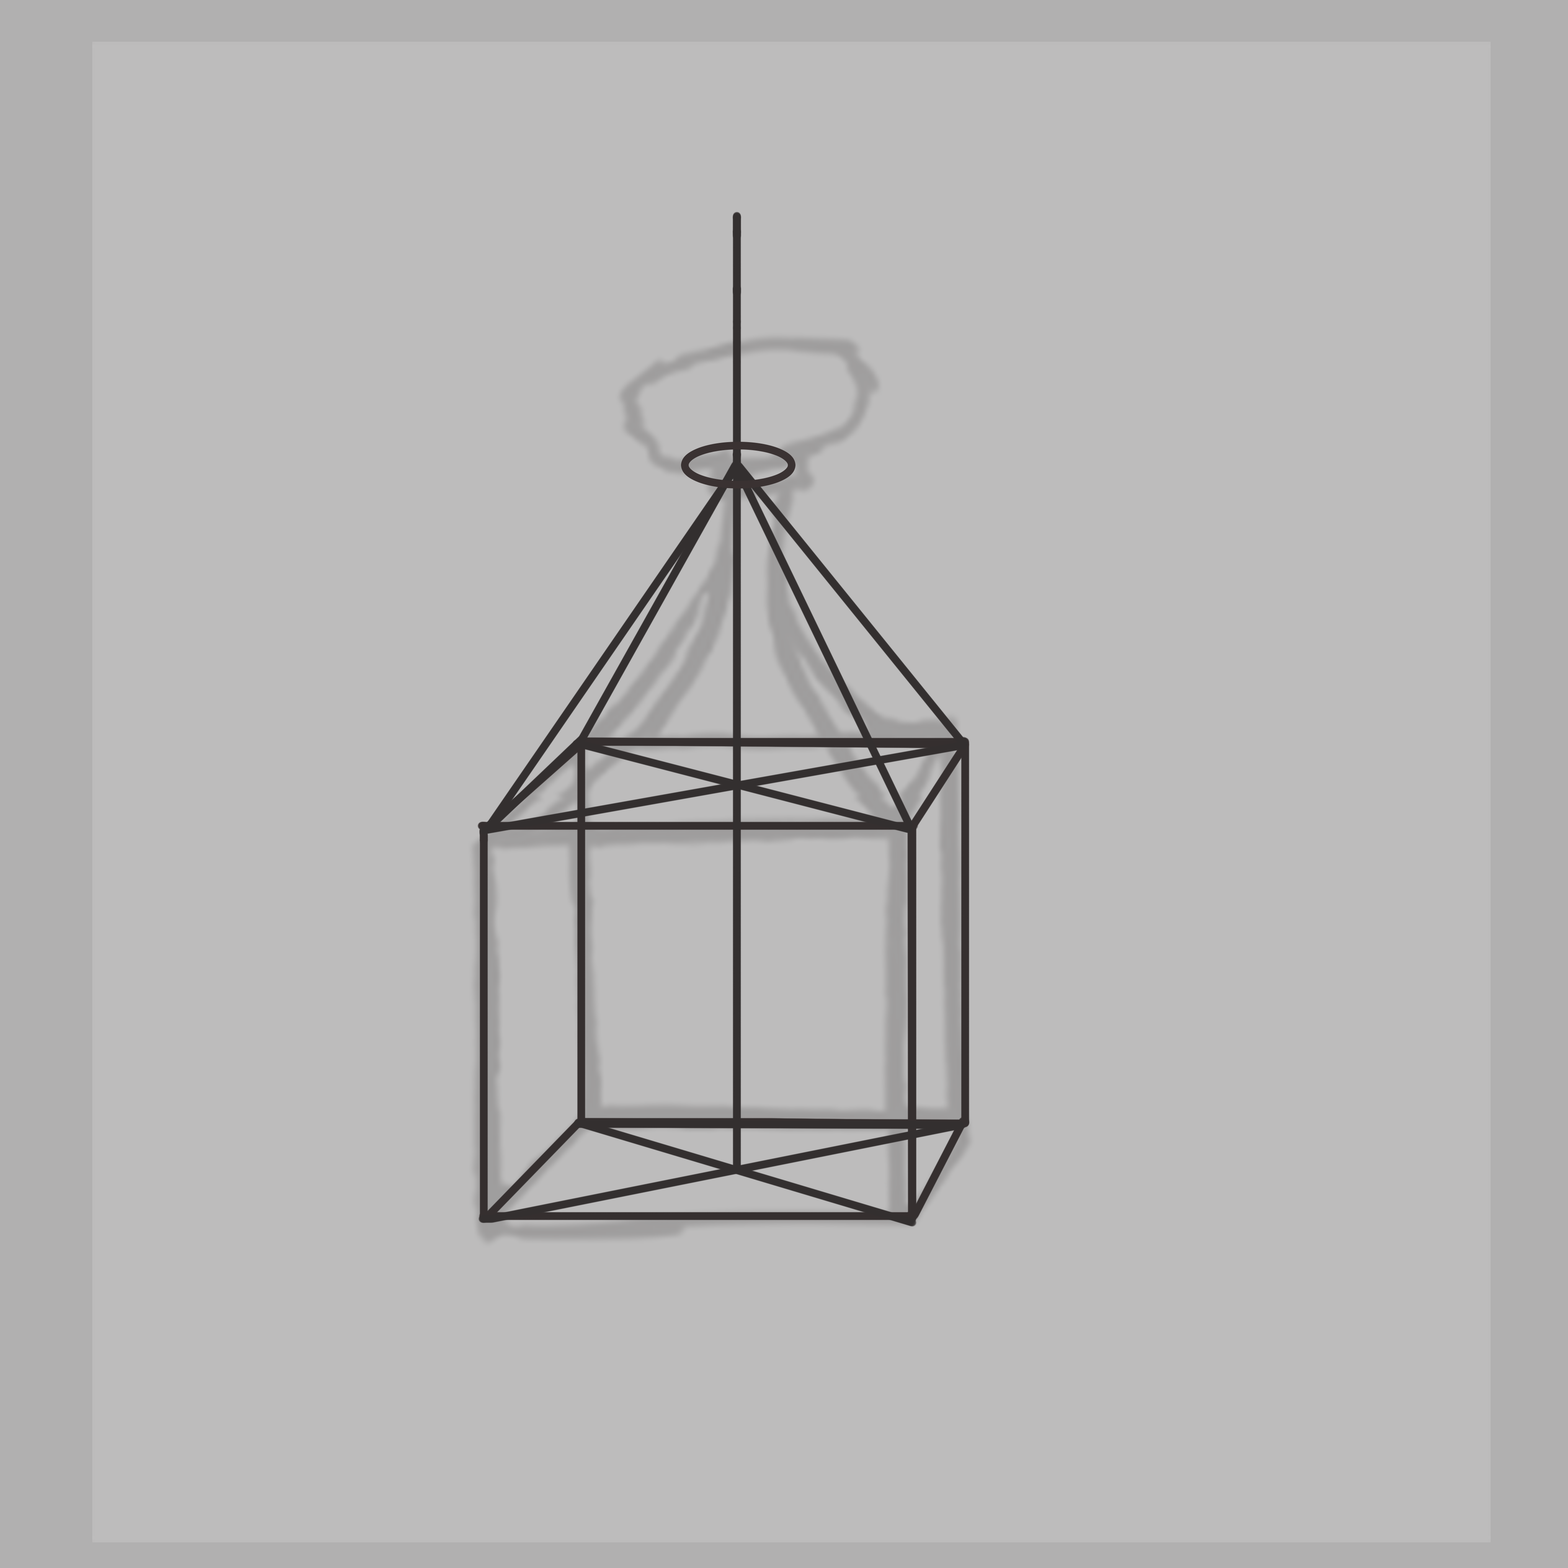
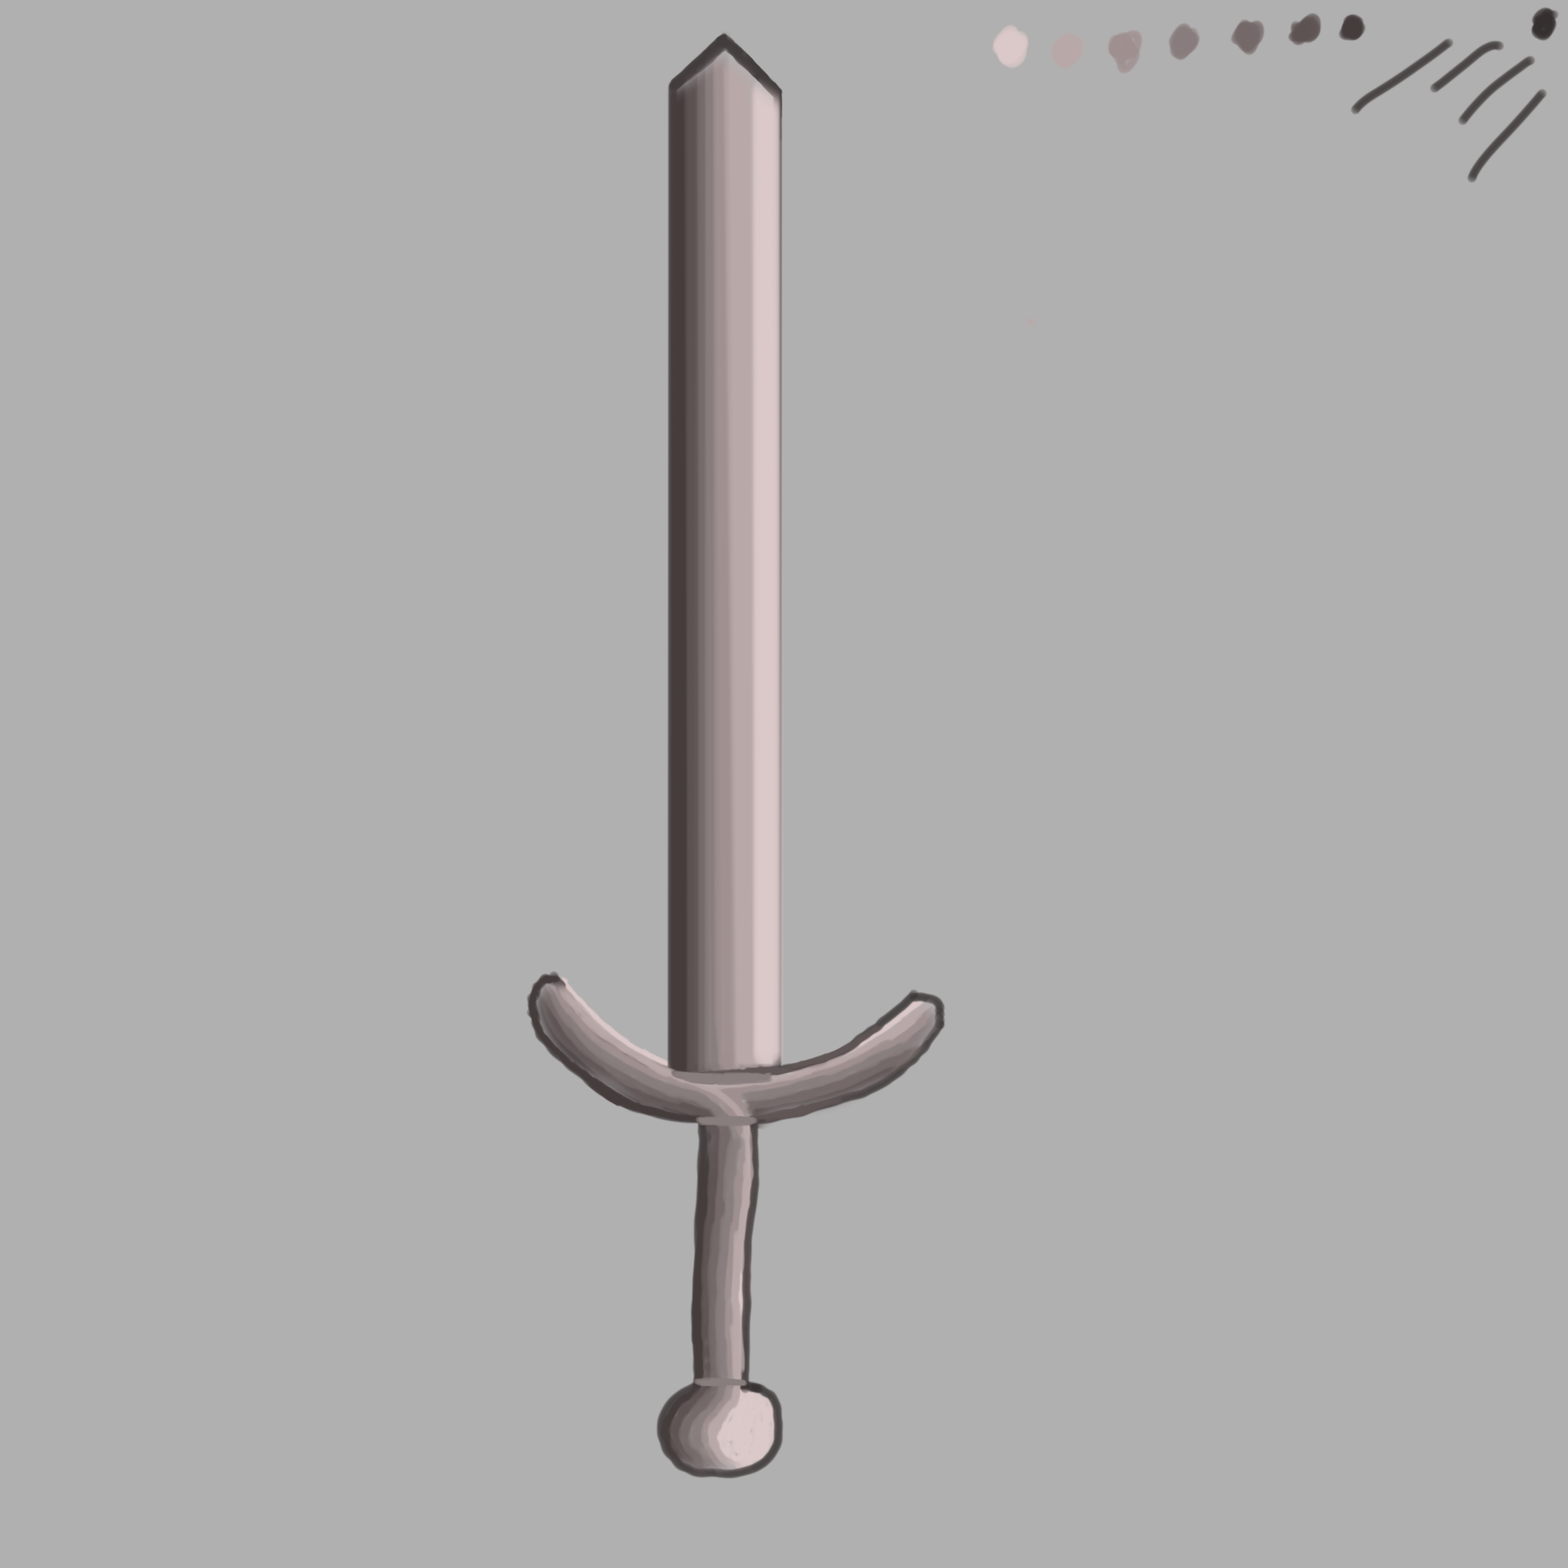
Before/after of a 1568x1568 layered artwork. What changed in the layer stack:
removed layer "Ellipse 1" over left=681, top=441, right=796, bottom=489
added group "Shadows" with 1 layers above "Sketches" over left=527, top=6, right=1560, bottom=1480
added layer "Layer 3" in group "Shadows" over left=527, top=6, right=1560, bottom=1480
added group "Sketches" with 1 layers above "Shapes" over left=525, top=31, right=947, bottom=1480
added layer "Layer 2" in group "Sketches" over left=525, top=31, right=947, bottom=1480
moved "Layer 1" into group "Shapes", painted on it over left=476, top=31, right=970, bottom=1483
removed layer "Screenshot 2025-09-24 101300" (was 15%) over left=92, top=41, right=1491, bottom=1543
painted on "Neutral Background" over left=558, top=976, right=925, bottom=1474